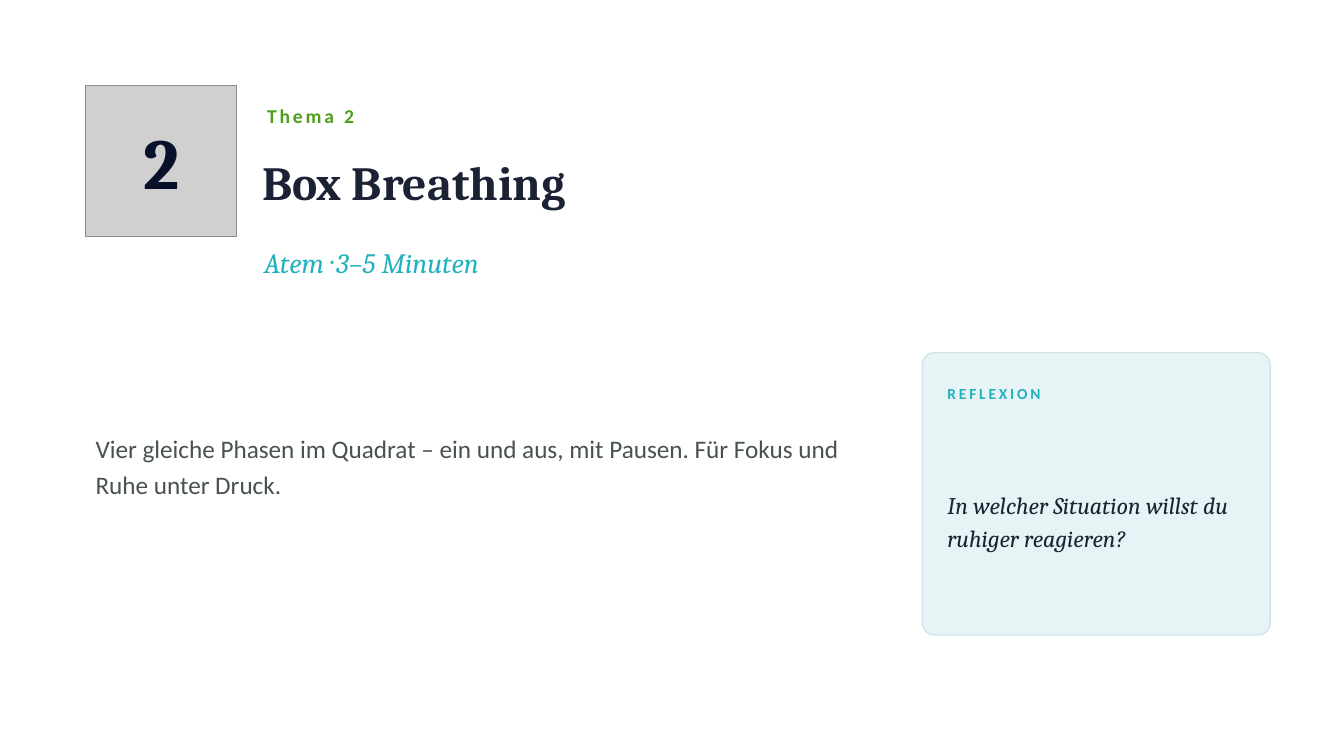
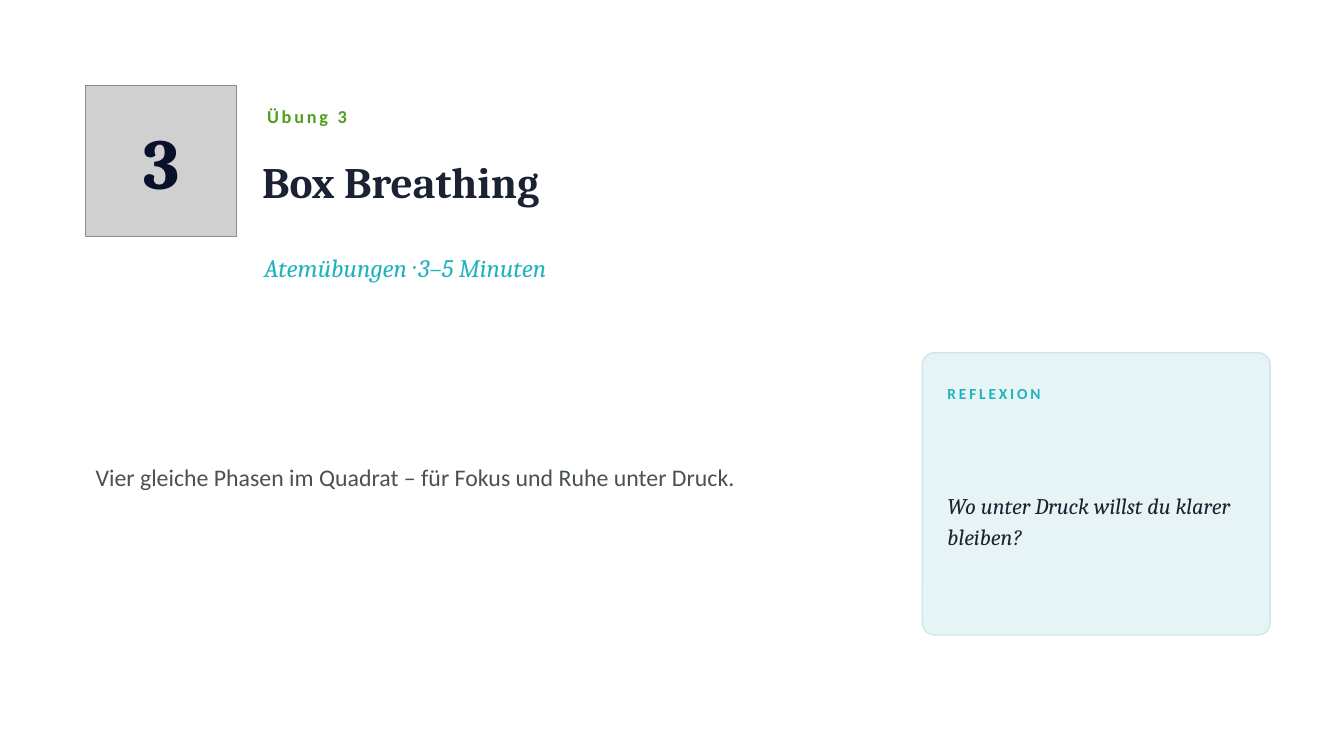
Before and after one commit to Heiko888/werdemeisterdeinergedanken, a slide deck: slide 11 of docs/workshop/praxis/WMDG-Workshop-Praxis-Werkzeugkasten.pptx (slide 9 before the commit). Drawn at 1344x756 pixels with LibreOffice and Linux fonts; fonts in the diff are those of the drawing; grey boxes stand for pictures. Boxes give left, top, right and bottom in pixels: in the first picture for what was removed or moved away, otherwise in the second. Text is boxed around its words. In the diff, an @@ line names an element or a change of style, - is before the commit and + after.

```diff
--- a/docs/workshop/praxis/WMDG-Workshop-Praxis-Werkzeugkasten.pptx
+++ b/docs/workshop/praxis/WMDG-Workshop-Praxis-Werkzeugkasten.pptx
@@ text at [267,108,347,126]: text changed; size 14 to 13 pt @@
-Thema 2
+Übung 3
@@ text at [143,140,179,190]: text changed @@
-2
+3
@@ text "Box Breathing" at [262,167,539,208]: size 34 to 31 pt @@
@@ text at [264,259,546,283]: text changed; size 20 to 18 pt @@
-Atem · 3–5 Minuten
+Atemübungen · 3–5 Minuten
@@ text at [96,469,734,490]: text changed; size 18 to 17 pt @@
-Vier gleiche Phasen im Quadrat – ein und aus, mit Pausen. Für Fokus und Ruhe unter Druck.
+Vier gleiche Phasen im Quadrat – für Fokus und Ruhe unter Druck.
@@ text at [947,498,1230,545]: text changed; size 17 to 16 pt @@
-In welcher Situation willst du ruhiger reagieren?
+Wo unter Druck willst du klarer bleiben?
```
Also in this commit, not shown: 15 other slides changed, 7 slides added, 3 other files.
